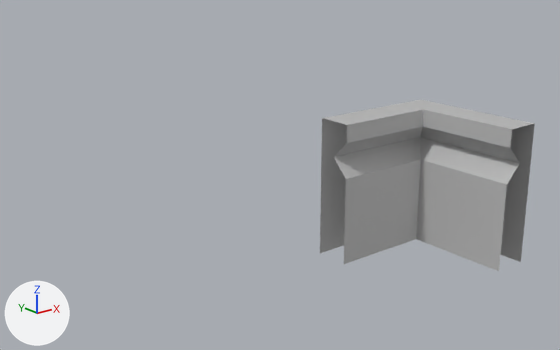
The FBX model SpacePiratesProject/Assets/Art/Jordan/ModularAssets/SM_WallCorner4x4.fbx, before and after one commit.
Before and after are seen from a 50 mm camera at (-8.24, -15.36, 5.67) aimed at (0.63, -4.27, 1.24). The lights are fixed; the arrows at lower left show +X, +Y and +Z. Where no turn or scale is listed for an object, it has been applied to the vertices.

Before the edit, the objects in view are built like this:
```python
me_mesh = bpy.data.meshes.new('Mesh')
me_mesh.from_pydata(...)  # 21 vertices, 24 faces; spans x -2.56..0.0, y -2.56..0.0, z 0.0..2.56
me_mesh.materials.append(mat_lambert1)  # grey #bcbcbc
ob_sm_wallcorner4x4 = bpy.data.objects.new('SM_WallCorner4x4', me_mesh)
ob_sm_wallcorner4x4.location = (3.2, -5.44, 0.0)
```
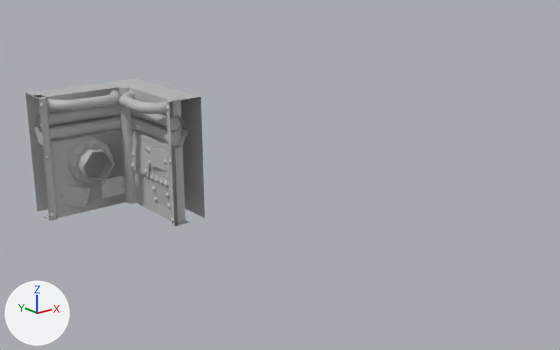
Commit message: Added Corner 4x4 model - Jordan

The edits, one by one:
Material 'lambert25' (mat_lambert25) is new.
Its base color is (0.5, 0.5, 0.5) (grey #bcbcbc).
me_mesh is used by ob_sm_wallcorner4x4; location (3.2, -5.44, 0.0).
me_mesh had 21 vertices, 24 faces and spanned x -2.56..0.0, y -2.56..0.0, z 0.0..2.56.
me_mesh now has 1456 vertices, 2450 faces and spans x -2.58..0.0, y -2.58..0.0, z 0.0..2.56.
me_mesh part 1: 2 vertices removed from x -2.56..-0.32, y -0.32, z 1.92; 1437 vertices added at x -2.58..-0.32, y -2.58..-0.29, z 0.0..2.56.
me_mesh part 2: the surface is now shaded smooth.
me_mesh now uses material mat_lambert25 (grey #bcbcbc).
Object 'SM_WallCorner4x4' (ob_sm_wallcorner4x4) moves from (3.2, -5.44, 0.0) to (0.0, 0.0, 0.0).

What differs and where, as boxes [x1, y1, x2, y2] in the pictures (560 x 350 px):
'SM_WallCorner4x4', reshaped, moved (17% narrower, 14% shorter): before [320, 99, 535, 271]; after [26, 79, 205, 226]
part 1 of me_mesh, built on: before [334, 126, 519, 179]; after [33, 86, 190, 226]
